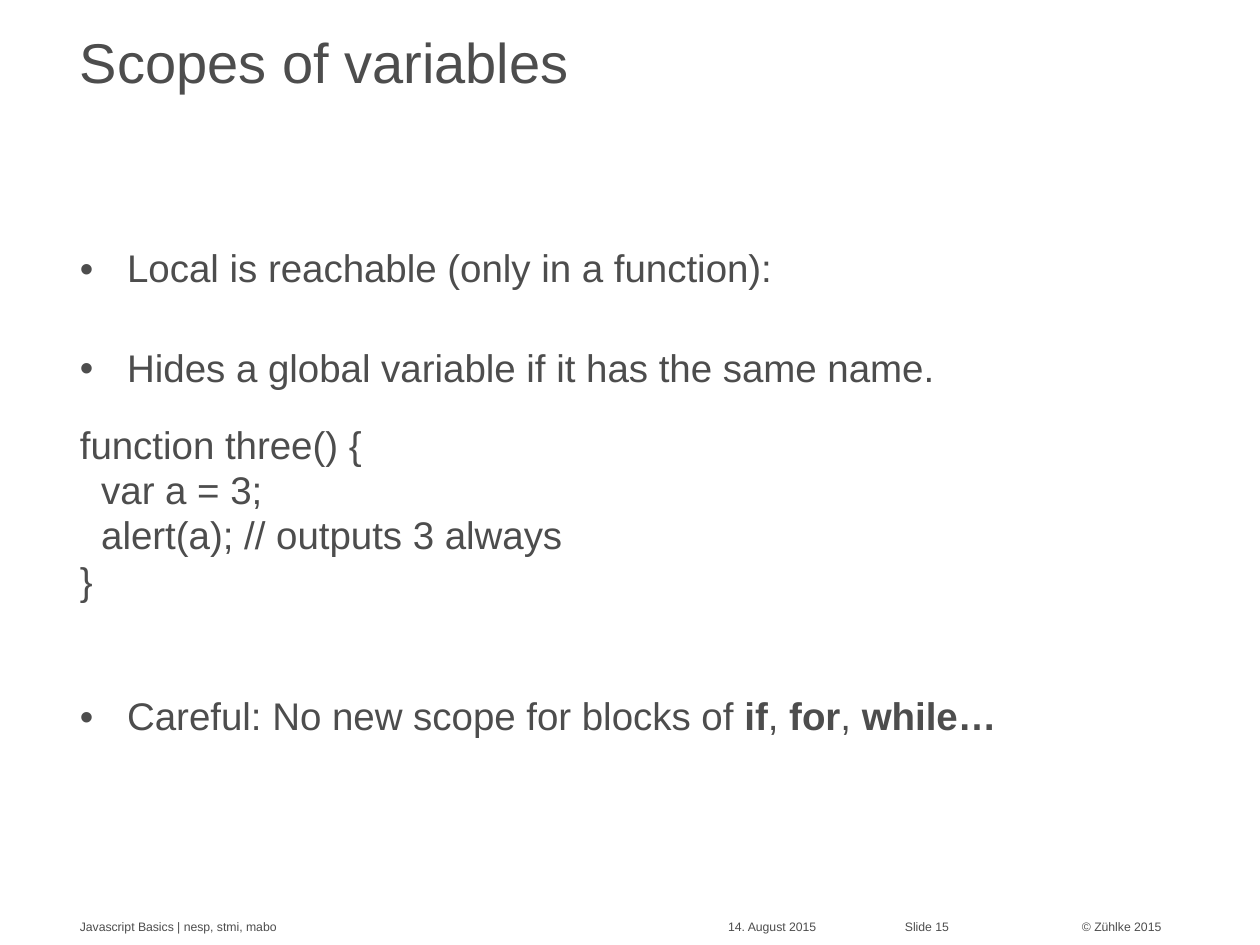
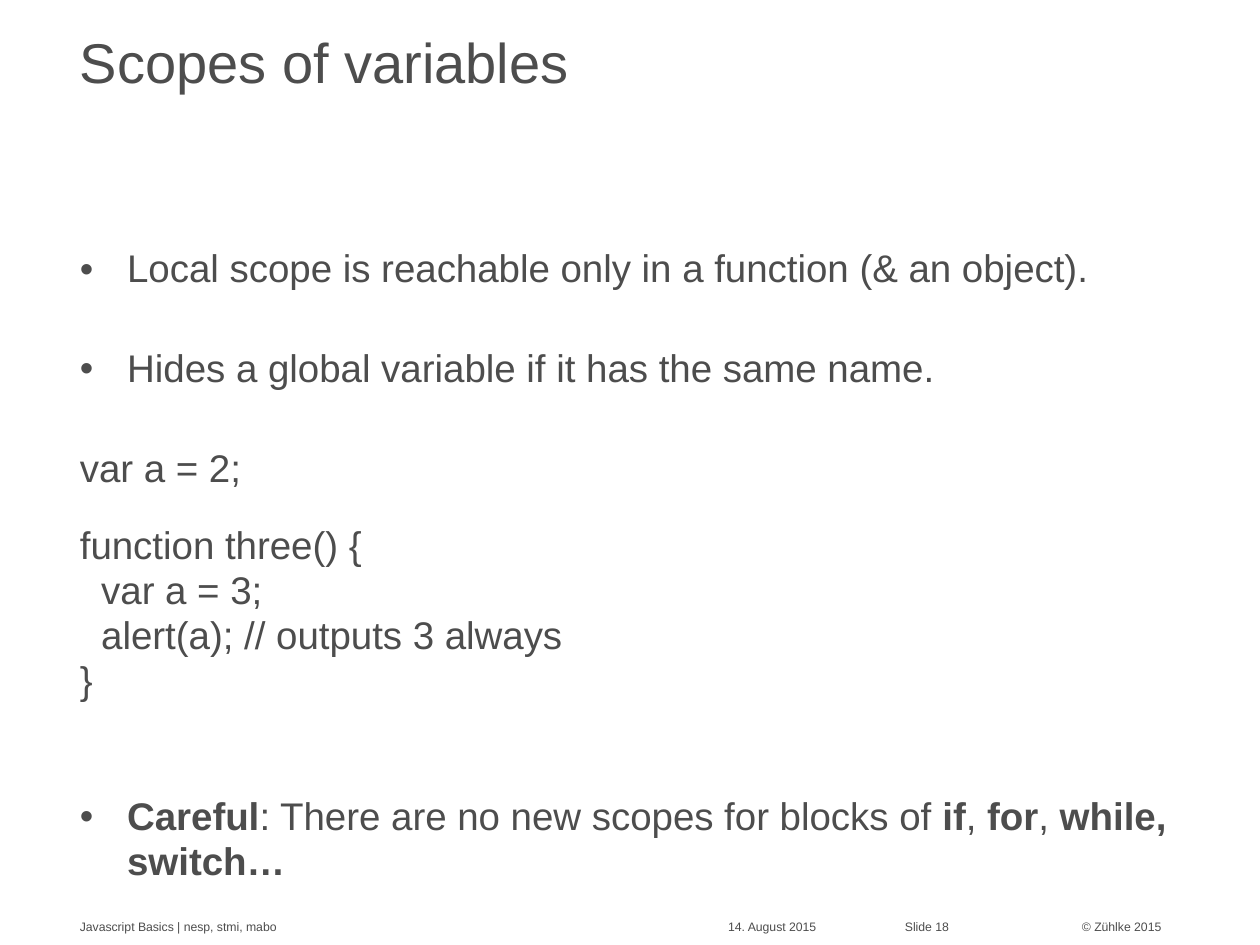
Before and after one commit to Zuehlke/security-onboarding, a slide deck: slide 18 of javascript_basics/Javascript Basics - basics.pptx (slide 15 before the commit). Drawn at 1260x945 pixels with LibreOffice and Linux fonts; fonts in the diff are those of the drawing. Boxes give left, top, right and bottom in pixels: in the first picture for what was removed or moved away, otherwise in the second. Text is boxed around its words. In the diff, an @@ line names an element or a change of style, - is before the commit and + after.

```diff
--- a/javascript_basics/Javascript Basics - basics.pptx
+++ b/javascript_basics/Javascript Basics - basics.pptx
@@ text at (127,254,1088,290): text changed @@
-• Local is reachable (only in a function):
+• Local scope is reachable only in a function (& an object).
@@ text at (80,455,241,487): paragraph added @@
+var a = 2;
@@ text at (127,802,1167,876): text changed @@
-• Careful: No new scope for blocks of if, for, while…
+• Careful: There are no new scopes for blocks of if, for, while, switch…
@@ page number at (905,922,949,931): text changed @@
-Slide 15
+Slide 18
```
Also in this commit, not shown: 7 other slides changed, 4 slides added.
